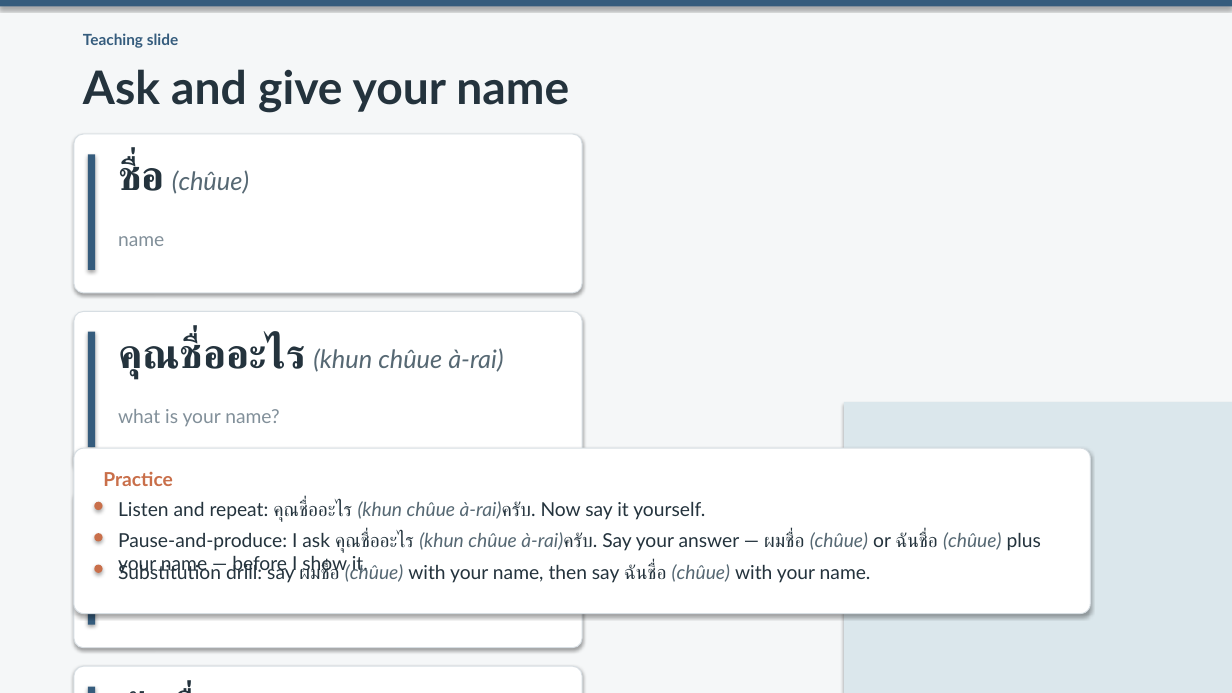
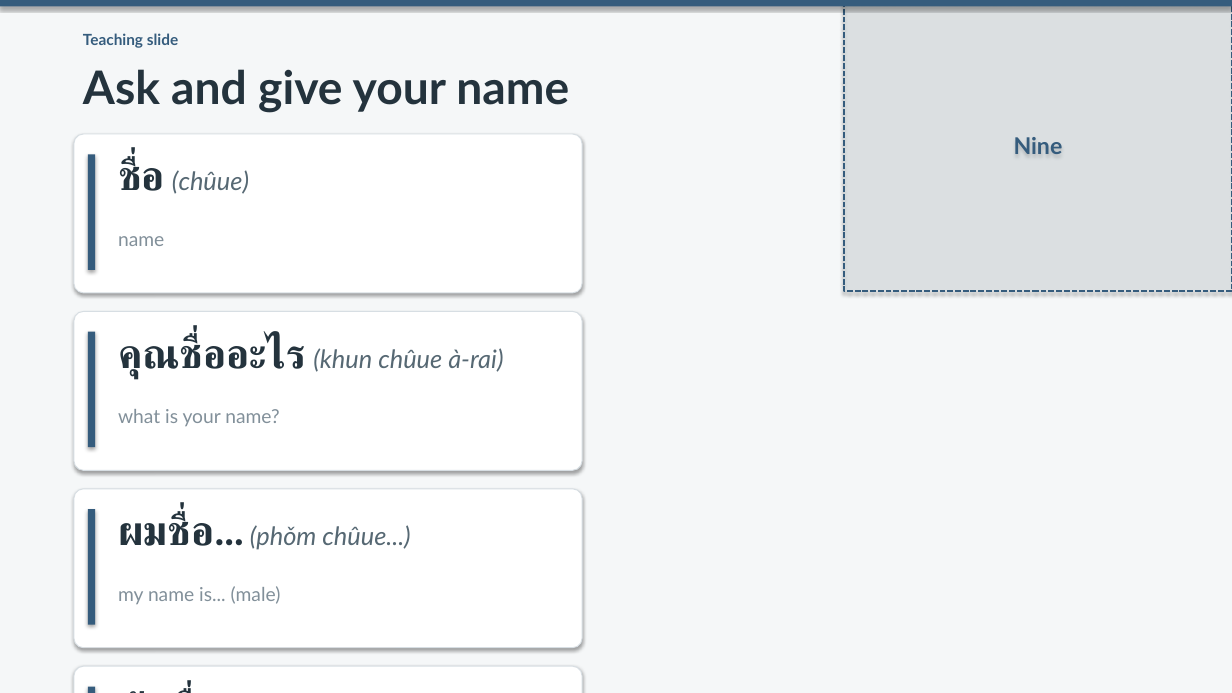
Before and after one commit to OTFTCS/thai-nine, a slide deck: slide 3 of course/modules/M01/L002/M01-L002-deck.pptx. Drawn at 1232x693 pixels with LibreOffice and Linux fonts; fonts in the diff are those of the drawing. Boxes give left, top, right and bottom in pixels: in the first picture for what was removed or moved away, otherwise in the second. Text is boxed around its words. In the diff, an @@ line names an element or a change of style, - is before the commit and + after.

```diff
--- a/course/modules/M01/L002/M01-L002-deck.pptx
+++ b/course/modules/M01/L002/M01-L002-deck.pptx
@@ rectangle added at box(844, 0, 1232, 291), fill #DBE7EC at 30% opacity, outline #355C7D 1.5 pt dashed, 18 pt, text #355C7D, bold @@
+Nine
@@ rectangle removed at box(844, 402, 1232, 693) @@
@@ rounded rectangle removed at box(74, 448, 1091, 614) @@
@@ text removed at box(103, 472, 173, 486) @@
-Practice
@@ ellipse removed at box(94, 502, 103, 510) @@
@@ text removed at box(118, 501, 705, 522) @@
-Listen and repeat: คุณชื่ออะไร (khun chûue à-rai)ครับ. Now say it yourself.
@@ ellipse removed at box(94, 533, 103, 542) @@
@@ text removed at box(118, 532, 1041, 575) @@
-Pause-and-produce: I ask คุณชื่ออะไร (khun chûue à-rai)ครับ. Say your answer — ผมชื่อ (chûue) or ฉันชื่อ (chûue) plus your name — before I show it.
@@ text added at box(118, 513, 410, 550), 19.8 pt, text #566873, italic @@
+ผมชื่อ... (phǒm chûue...)
@@ ellipse removed at box(94, 565, 103, 573) @@
@@ text removed at box(118, 562, 871, 583) @@
-Substitution drill: say ผมชื่อ (chûue) with your name, then say ฉันชื่อ (chûue) with your name.
@@ text added at box(118, 586, 281, 604), 15 pt, text #82909A @@
+my name is... (male)
```
Also in this commit, not shown: 8 other slides changed, 4 other files.
